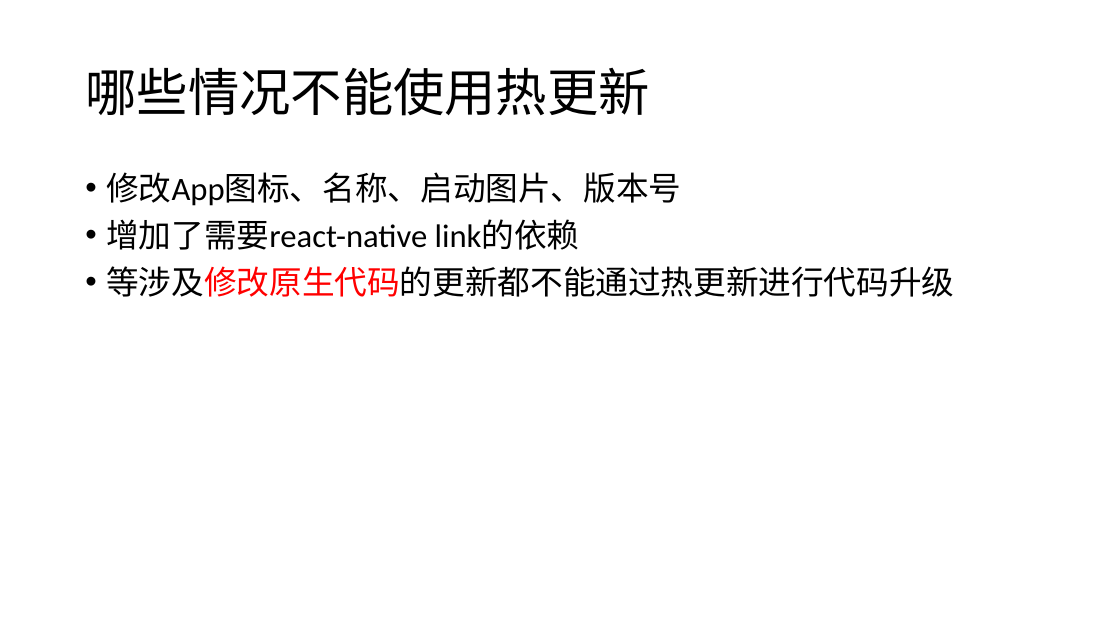
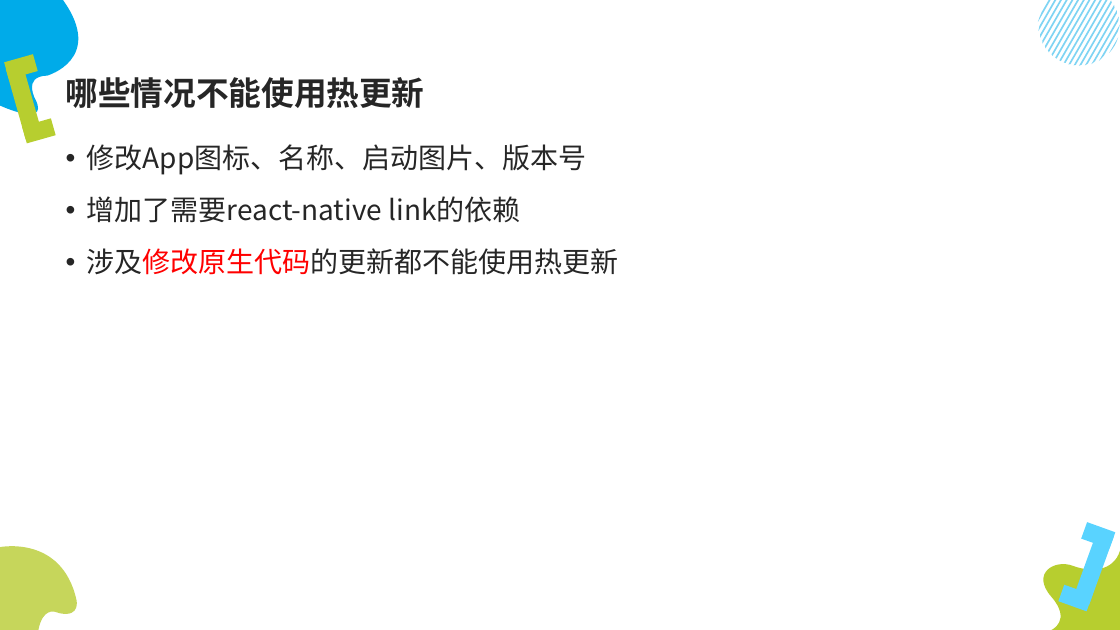
Before and after one commit to lumin824/hello-react-native, a slide deck: slide 9 of linkgap/ReactNative开发.pptx (slide 8 before the commit). Drawn at 1120x630 pixels with LibreOffice and Linux fonts; fonts in the diff are those of the drawing. Boxes give left, top, right and bottom in pixels: in the first picture for what was removed or moved away, otherwise in the second. Text is boxed around its words. In the diff, an @@ line names an element or a change of style, - is before the commit and + after.

```diff
--- a/linkgap/ReactNative开发.pptx
+++ b/linkgap/ReactNative开发.pptx
@@ freeform shape added at [0, 0, 105, 128], fill #00ABE9 @@
@@ title "哪些情况不能使用热更新": place and size @@
-title "哪些情况不能使用热更新" at [85, 67, 650, 116]
+title "哪些情况不能使用热更新" at [66, 77, 425, 108]
@@ title "哪些情况不能使用热更新" at [66, 77, 425, 108]: size 44 to 28 pt, font Calibri to Noto Sans CJK SC, text colour #000000 to #262626, bold on; line spacing 0.9 to 1.2; vertical alignment middle to bottom @@
@@ group added at [1038, 0, 1120, 66]: 17 freeform shapes @@
@@ line added from (7, 71) to (35, 63), #B7CE2F 15 pt @@
@@ line added from (14, 67) to (34, 137), #B7CE2F 15 pt @@
@@ line added from (24, 135) to (53, 127), #B7CE2F 15 pt @@
@@ text "修改App图标、名称、启动图片、版本号": place and size @@
-text "修改App图标、名称、启动图片、版本号" at [106, 172, 954, 297]
+text "修改App图标、名称、启动图片、版本号" at [87, 144, 619, 275]
@@ text at [87, 144, 587, 223]: size 28 to 24 pt, font Calibri to Noto Sans CJK SC, text colour #000000 to #262626 in "修改App图标、名称、启动图片、版本号", "增加了需要react-native link的依赖"; line spacing 0.9 to 1.2 @@
@@ text at [87, 248, 619, 275]: text changed; size 28 to 24 pt; font Calibri to Noto Sans CJK SC; text colour #000000 to #262626 @@
-• 等涉及修改原生代码的更新都不能通过热更新进行代码升级
+• 涉及修改原生代码的更新都不能使用热更新
@@ freeform shape added at [0, 535, 81, 630], fill #C6D65B @@
@@ line added from (1081, 602) to (1106, 534), #59D3FF 15 pt @@
@@ line added from (1112, 541) to (1085, 530), #59D3FF 15 pt @@
@@ freeform shape added at [1031, 551, 1120, 630], fill #B7CE2F @@
@@ line added from (1090, 603) to (1062, 593), #59D3FF 15 pt @@
```
Also in this commit, not shown: 17 other slides changed, 1 slide added.
